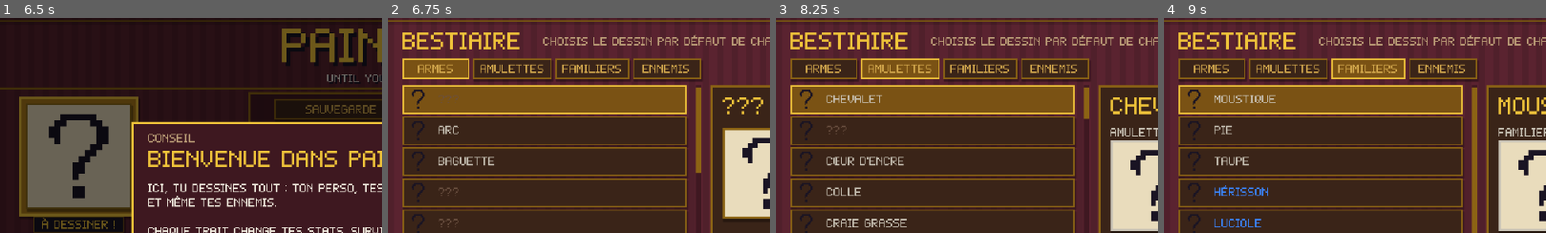
Above: before the commit, frames 1-4 (left to right).
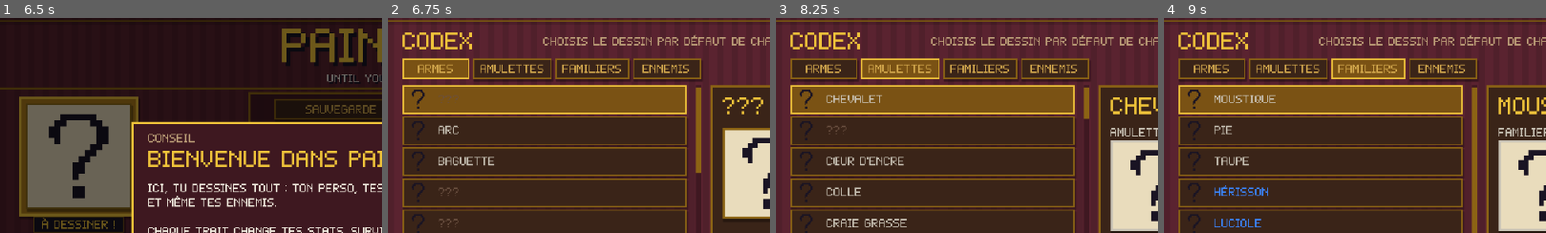
Above: after the commit, the same moments.

Repository: Vltbcq/VowelGame
Game: Godot game, scene res://scenes/main.tscn
The game is run twice, just before and just after one commit, with the same random seed, the same clock (stepped at 60 frames per second) and the same inputs.
Inputs (mouse positions are % of the whole screen's width and height, from its top left):
- Up to frame 1 (6.5 s): click "Commencer" at 0.5 s; click (50, 50) at 1.25 s, where only the run before the commit has a clickable "Bestiaire"; click (50, 50) at 2 s, where only the run after the commit has a clickable "Codex"; click "Nouvelle partie" at 2.75 s; click "Nouvelle partie" at 3.5 s; click "Sauvegarde 1 · changer" at 4.25 s; click "Atelier ◆ 0" at 5 s; click "Galerie (0 dessins)" at 5.75 s
- Up to frame 2 (6.75 s): tap Enter at 6.5 s; move the mouse to (72, 45) at 6.52 s; hold D from 6.53 s (still down); tap B at 6.6 s; click (72, 45) at 6.67 s
- Up to frame 3 (8.25 s): tap Space at 6.77 s; tap E at 6.8 s; release D at 7.25 s; click "Armes" at 7.25 s; click "Amulettes" at 8 s
- Up to frame 4 (9 s): click "Familiers" at 8.75 s
The pictures show only the part of the screen within x 0-50%, y 0-50%; the shares and areas given below are measured in that part.

Frame 1 is identical in both runs. In frame 2, 1.0% of the frame differs, in the area x 3-35%, y 6-15%; in frame 3, 1.0%; in frame 4, 1.0%.

Commit message:
Élites : dessinées directement par-dessus l'ennemi (comme l'upgrade d'arme) ; le Bestiaire devient le Codex
Co-Authored-By: Claude Opus 5.5 <noreply@anthropic.com>

Diff:
--- a/scripts/autoload/meta.gd
+++ b/scripts/autoload/meta.gd
@@ -1,6 +1,6 @@
 extends Node
 ## Progression permanente entre les parties : pigments, déblocages, galerie de dessins.
-## 3 SAUVEGARDES : chacune a sa progression, sa galerie, son Bestiaire et sa partie en cours.
+## 3 SAUVEGARDES : chacune a sa progression, sa galerie, son Codex et sa partie en cours.
 ## La sauvegarde 1 garde les emplacements historiques (user://vowel_save.json, user://gallery...),
 ## les 2 et 3 sont dans user://slot2/ et user://slot3/. Les réglages sont communs (settings.json).
 
@@ -84,7 +84,7 @@
 	return out
 
 
-## Efface une sauvegarde : progression, partie en cours, galerie et Bestiaire.
+## Efface une sauvegarde : progression, partie en cours, galerie et Codex.
 func delete_slot(n: int) -> void:
 	if no_save:
 		return
@@ -426,7 +426,7 @@
 	ctx.runs = int(data.get("runs", 0)) + (1 if Run.active else 0)
 	ctx.gallery = (data.gallery as Array).size()
 	var changed := false
-	# Succès d'objets (armes / amulettes) : conditions visibles dans le Bestiaire
+	# Succès d'objets (armes / amulettes) : conditions visibles dans le Codex
 	if not data.has("item_unlocks"):
 		data.item_unlocks = {}
 	var fresh := []
@@ -490,7 +490,7 @@
 	check_achievements({})
 
 
-## Galerie : à quoi ce dessin sert-il de dessin de base dans le Bestiaire ? (noms lisibles)
+## Galerie : à quoi ce dessin sert-il de dessin de base dans le Codex ? (noms lisibles)
 func gallery_uses(img: Image) -> Array:
 	var out := []
 	var target := Analyzer.trim(img).get_data()
@@ -502,7 +502,7 @@
 	return out
 
 
-## Nom lisible d'une case du Bestiaire (« Épée (rare) », « Balles : Arc », « Ton perso »...).
+## Nom lisible d'une case du Codex (« Épée (rare) », « Balles : Arc », « Ton perso »...).
 func bestiary_label(key: String) -> String:
 	if key == "perso":
 		return "Ton perso"
@@ -548,7 +548,7 @@
 	return out
 
 
-# ------------------------------------------------------------------ Bestiaire (carnet des ennemis)
+# ------------------------------------------------------------------ Codex (carnet des ennemis)
 
 ## Dessin du carnet pour un ennemi (clé = id, ou id + "_elite"), ou null.
 func bestiary_get(key: String):
--- a/scripts/autoload/run.gd
+++ b/scripts/autoload/run.gd
@@ -199,7 +199,7 @@
 	return "%s#%d" % [type, rar]
 
 
-## Clé du Bestiaire pour le dessin d'une arme à une rareté. La rareté de base (commune, ou la
+## Clé du Codex pour le dessin d'une arme à une rareté. La rareté de base (commune, ou la
 ## rareté minimum des armes spéciales) garde la clé historique "arme_<type>".
 static func weapon_key(type: String, rar: int) -> String:
 	if rar <= int(WeaponDB.get_def(type).get("min_rar", 0)):
@@ -837,7 +837,7 @@
 			# Limite d'achat : légendaires uniques, Étiquette de prix 5 max...
 			var pool := AmuletDB.of_rarity(rar).filter(func(d):
 				if not Meta.item_open(ItemUnlockDB.key_amulet(d.id)):
-					return false   # verrouillée (succès du Bestiaire)
+					return false   # verrouillée (succès du Codex)
 				var lim := int(d.get("limit", 1 if rar == 3 else 0))
 				return lim == 0 or (amulet_count(d.id) < lim and not (lim == 1 and offered.has(d.id))))
 			if pool.is_empty():
--- a/scripts/data/item_unlock_db.gd
+++ b/scripts/data/item_unlock_db.gd
@@ -1,7 +1,7 @@
 class_name ItemUnlockDB
 extends RefCounted
 ## Succès qui DÉBLOQUENT des armes et des amulettes (la moitié du jeu). Un objet verrouillé
-## n'apparaît pas en boutique. Les conditions ne sont affichées que dans le Bestiaire.
+## n'apparaît pas en boutique. Les conditions ne sont affichées que dans le Codex.
 ## Obtenu pendant une partie : l'objet n'est disponible qu'à la fin de la partie.
 ## Clés : "w:<type d'arme>" ou "a:<id d'amulette>".
 ##
@@ -122,7 +122,7 @@
 	return "Amulette : " + String(AmuletDB.get_def(key.substr(2)).name)
 
 
-## Condition en clair (affichée dans le Bestiaire).
+## Condition en clair (affichée dans le Codex).
 static func text(c: Dictionary) -> String:
 	match String(c.kind):
 		"stat":
--- a/scripts/dev/dev_panel.gd
+++ b/scripts/dev/dev_panel.gd
@@ -224,7 +224,7 @@
 		arena.float_text(pos + Vector2(0, -20), "DEV : " + String(e.def.name), Pal.GOOD)
 
 
-## Dessin d'un ennemi : celui de la partie, sinon celui du Bestiaire, sinon un rond provisoire.
+## Dessin d'un ennemi : celui de la partie, sinon celui du Codex, sinon un rond provisoire.
 func _ensure_enemy_art(id: String) -> void:
 	var def: Dictionary = EnemyDB.TYPES[id]
 	if not Run.enemy_art.has(id):
--- a/scripts/main.gd
+++ b/scripts/main.gd
@@ -44,7 +44,7 @@
 				break
 			"delete":
 				var ok = await _ask(ChoiceScreens.confirm("Supprimer la sauvegarde %d ?" % r.n,
-					"Progression, pigments, galerie, Bestiaire et partie en cours seront effacés. Impossible de revenir en arrière.",
+					"Progression, pigments, galerie, Codex et partie en cours seront effacés. Impossible de revenir en arrière.",
 					"Supprimer", "Annuler", true))
 				if ok:
 					Meta.delete_slot(r.n)
@@ -132,7 +132,7 @@
 
 
 ## Dessin d'une rareté pas encore dessinée dans la partie (achat ou fusion) :
-## - le Bestiaire a un dessin pour CETTE rareté, ou le type n'a encore aucun dessin dans la
+## - le Codex a un dessin pour CETTE rareté, ou le type n'a encore aucun dessin dans la
 ##   partie : sélection (utiliser / modifier / nouveau) ;
 ## - sinon : on retouche le dessin d'une autre rareté avec l'encre de celle-ci.
 func _draw_rarity(type: String, rar: int, cancel: bool) -> bool:
@@ -180,7 +180,7 @@
 	if r == null:
 		return false
 	Run.set_weapon_art(type, rar, r.image, r.effect, base.bullet, base.beffect, r.outline, base.boutline)
-	# Premier dessin de cette rareté : il devient son dessin par défaut dans le Bestiaire
+	# Premier dessin de cette rareté : il devient son dessin par défaut dans le Codex
 	await _remember(Run.weapon_key(type, rar), Meta.bestiary_get(Run.weapon_key(type, rar)), r)
 	return true
 
@@ -290,13 +290,15 @@
 	if Run.difficulty >= 1 and w >= 4 and EnemyDB.boss_for(w) == "":   # élites dès Croquis
 		for id in EnemyDB.pool(w):
 			if Run.enemy_art.has(id) and not Run.elite_art.has(id):
-				var art = await _obtain(id + "_elite", DrawCfg.elite(id), 3)
+				# Comme l'upgrade d'arme : on complète directement le dessin de l'ennemi de cette partie
+				var art = await _paint(DrawCfg.elite(id))
+				await _remember(id + "_elite", Meta.bestiary_get(id + "_elite"), art)
 				Run.set_elite_art(id, art.image, art.effect, art.outline)
 				break
 
 
 ## Pour TOUT ce qui se dessine (seulement la 1re fois dans la partie) : on propose d'abord le
-## dessin par défaut du Bestiaire, ou un dessin compatible de la galerie, ou de dessiner.
+## dessin par défaut du Codex, ou un dessin compatible de la galerie, ou de dessiner.
 ## « < Choix » dans l'écran de dessin ramène à cette sélection.
 ## Retourne {image, effect, outline}, ou null si le joueur annule (quand c'est permis).
 func _obtain(key: String, cfg: Dictionary, reward := 0, caption := "TON DESSIN DE BASE"):
@@ -337,7 +339,7 @@
 	Meta.bestiary_set(key, r.image, r.effect, r.outline)
 
 
-## Bestiaire : régler le dessin par défaut de chaque arme / amulette / ennemi.
+## Codex : régler le dessin par défaut de chaque arme / amulette / ennemi.
 func _codex() -> void:
 	var tab := "armes"
 	var sel := ""
--- a/scripts/ui/choice_screens.gd
+++ b/scripts/ui/choice_screens.gd
@@ -118,7 +118,7 @@
 			UI.put(root, p, Vector2(40 + i * 192, 72), Vector2(176, 262))
 			UI.put(p, UI.label(def.name, 20, Pal.ACCENT, HORIZONTAL_ALIGNMENT_CENTER), Vector2(0, 8), Vector2(176, 24))
 			UI.put(p, UI.label("Corps à corps" if def.kind == "melee" else "À distance", 10, Pal.DIM, HORIZONTAL_ALIGNMENT_CENTER), Vector2(0, 32), Vector2(176, 12))
-			# Son dessin de base (Bestiaire), s'il existe : l'arme commune, et ses balles
+			# Son dessin de base (Codex), s'il existe : l'arme commune, et ses balles
 			var art = Meta.bestiary_get(Run.weapon_key(id, 0))
 			var bart = Meta.bestiary_get("balle_" + id) if def.kind == "ranged" else null
 			var fr := UI.panel(Pal.PAPER, Pal.RARITY[0], 2)
--- a/scripts/ui/codex_screen.gd
+++ b/scripts/ui/codex_screen.gd
@@ -1,6 +1,6 @@
 class_name CodexScreen
 extends Control
-## Bestiaire : toutes les armes, amulettes et ennemis, avec leurs stats et leur DESSIN PAR DÉFAUT.
+## Codex : toutes les armes, amulettes et ennemis, avec leurs stats et leur DESSIN PAR DÉFAUT.
 ## Le dessin par défaut est proposé en premier quand on achète / rencontre l'objet en partie
 ## (on peut toujours le redessiner à ce moment-là). Les armes ont un dessin PAR RARETÉ.
 ## done(null) pour revenir au titre, done({"a": "draw", "key", "cfg", "tab", "sel"}) pour dessiner.
@@ -117,7 +117,7 @@
 	return [id]
 
 
-## Complétion d'un onglet (ou de tout le Bestiaire) : [% dessiné, % débloqué].
+## Complétion d'un onglet (ou de tout le Codex) : [% dessiné, % débloqué].
 func _completion(only := "") -> Array:
 	var keep := tab
 	var slots_n := 0
@@ -154,7 +154,7 @@
 		c.queue_free()
 	picker = null
 	UI.fill_bg(self)
-	UI.put(self, UI.label("BESTIAIRE", 20, Pal.ACCENT), Vector2(12, 8))
+	UI.put(self, UI.label("CODEX", 20, Pal.ACCENT), Vector2(12, 8))
 	UI.put(self, UI.label("Choisis le dessin par défaut de chaque objet : il sera proposé en premier en partie.", 10, Pal.DIM), Vector2(130, 14))
 	var tabs := HBoxContainer.new()
 	tabs.add_theme_constant_override("separation", 3)
@@ -171,11 +171,11 @@
 		var tc := _completion(tid)
 		b.tooltip_text = "%s : %d%% dessiné · %d%% débloqué" % [t[1], roundi(tc[0]), roundi(tc[1])]
 		tabs.add_child(b)
-	# Complétion du Bestiaire (tout confondu) et de l'onglet ouvert
+	# Complétion du Codex (tout confondu) et de l'onglet ouvert
 	var all := _completion()
 	var cl := UI.label("COMPLÉTION  %d%% dessiné · %d%% débloqué" % [roundi(all[0]), roundi(all[1])], 10, Pal.ACCENT, HORIZONTAL_ALIGNMENT_RIGHT)
 	cl.mouse_filter = Control.MOUSE_FILTER_STOP
-	cl.tooltip_text = "Dessiné : cases du Bestiaire qui ont un dessin par défaut (chaque rareté d'arme compte)
+	cl.tooltip_text = "Dessiné : cases du Codex qui ont un dessin par défaut (chaque rareté d'arme compte)
 Débloqué : armes, amulettes et ennemis disponibles"
 	UI.put(self, cl, Vector2(270, 36), Vector2(358, 12))
 
@@ -316,7 +316,7 @@
 
 func _stats_text(id: String) -> String:
 	var L := []
-	# Succès qui débloque cet objet (uniquement affiché ici, dans le Bestiaire)
+	# Succès qui débloque cet objet (uniquement affiché ici, dans le Codex)
 	var ik := _item_key(id)
 	if ItemUnlockDB.CONDS.has(ik):
 		var cond := ItemUnlockDB.text(ItemUnlockDB.CONDS[ik])
--- a/scripts/ui/gallery_screen.gd
+++ b/scripts/ui/gallery_screen.gd
@@ -112,7 +112,7 @@
 	UI.hotkey(ob, [KEY_C])
 	UI.put(p, ob, Vector2(330, 8), Vector2(80, 14))
 	UI.put(p, UI.label("%d × %d px · encre %d" % [img.get_width(), img.get_height(), Analyzer.ink_cost(img)], 10, Pal.DIM, HORIZONTAL_ALIGNMENT_CENTER), Vector2(0, 270), Vector2(420, 12))
-	# À quoi ce dessin sert dans le Bestiaire (dessin de base de...)
+	# À quoi ce dessin sert dans le Codex (dessin de base de...)
 	var uses := Meta.gallery_uses(img)
 	var ut := ("Dessin de base de : " + ", ".join(uses)) if not uses.is_empty() else "Pas utilisé comme dessin de base"
 	var ul := UI.label(ut, 10, Pal.GOOD if not uses.is_empty() else Pal.DIM, HORIZONTAL_ALIGNMENT_CENTER)
--- a/scripts/ui/shop_screen.gd
+++ b/scripts/ui/shop_screen.gd
@@ -208,7 +208,7 @@
 			if Run.has_art(o.wtype, o.rar):
 				desc += "\n✓ Dessinée"
 			elif dflt:
-				desc += "\nDessin du Bestiaire"
+				desc += "\nDessin du Codex"
 			elif Run.has_any_art(o.wtype):
 				desc += "\nÀ redessiner"
 			else:
@@ -405,7 +405,7 @@
 
 # ------------------------------------------------------------------ Styles « musée »
 
-## Dessin par défaut du Bestiaire (montré en vitrine tant que l'objet n'est pas acheté).
+## Dessin par défaut du Codex (montré en vitrine tant que l'objet n'est pas acheté).
 func _default_img(key: String) -> Image:
 	if not default_cache.has(key):
 		var d = Meta.bestiary_get(key)
--- a/scripts/ui/tips.gd
+++ b/scripts/ui/tips.gd
@@ -15,7 +15,7 @@
 	"draw_bullet": ["Dessine tes balles",
 		"• Chaque MORCEAU séparé devient un projectile : 5 petits points = une rafale de 5 balles !\n• La forme des balles change leurs stats : regarde l'APERÇU."],
 	"draw_enemy": ["Dessine un ennemi",
-		"Oui, tu dessines aussi tes ennemis !\n\n• Sa couleur dominante devient son élément : il te fait des dégâts de cet élément et y résiste.\n\nIl est gardé dans le BESTIAIRE pour les prochaines parties. « Au hasard » dessine un monstre pour toi."],
+		"Oui, tu dessines aussi tes ennemis !\n\n• Sa couleur dominante devient son élément : il te fait des dégâts de cet élément et y résiste.\n\nIl est gardé dans le CODEX pour les prochaines parties. « Au hasard » dessine un monstre pour toi."],
 	"draw_amulet": ["Dessine ton amulette",
 		"Chaque amulette a ses bonus et ses défauts : choisis-les selon ton build.\n\nEnsuite tu la poseras où tu veux sur ton perso : l'endroit donne un bonus en plus."],
 	"draw_mark": ["Dessine une marque",
--- a/scripts/ui/title_screen.gd
+++ b/scripts/ui/title_screen.gd
@@ -83,7 +83,7 @@
 		vb.add_child(UI.hotkey(UI.button("Nouvelle partie", func(): done.emit("play"), 20), [KEY_ENTER, KEY_KP_ENTER, KEY_N]))
 	vb.add_child(UI.hotkey(UI.button("Atelier  ◆ %d" % Meta.pigments(), func(): done.emit("atelier")), [KEY_A]))
 	vb.add_child(UI.hotkey(UI.button("Galerie (%d dessins)" % entries.size(), func(): done.emit("gallery")), [KEY_G]))
-	vb.add_child(UI.hotkey(UI.button("Bestiaire", func(): done.emit("codex")), [KEY_B]))
+	vb.add_child(UI.hotkey(UI.button("Codex", func(): done.emit("codex")), [KEY_B]))
 	vb.add_child(UI.hotkey(UI.button("Options", func(): done.emit("options")), [KEY_O]))
 	vb.add_child(UI.button("Quitter", func(): done.emit("quit")))
 	var d := Meta.data
--- a/tests/codexshot.gd
+++ b/tests/codexshot.gd
@@ -1,5 +1,5 @@
 extends Node
-## Capture du Bestiaire (onglet et sélection en argument) : -- <capture.png> <onglet> <id> [défilement]
+## Capture du Codex (onglet et sélection en argument) : -- <capture.png> <onglet> <id> [défilement]
 
 
 func _ready() -> void:
--- /dev/null
+++ b/tests/elitedrawtest.gd
@@ -0,0 +1,35 @@
+extends "res://scripts/main.gd"
+## Test : une élite se dessine DIRECTEMENT par-dessus le dessin de l'ennemi (pas d'écran de sélection).
+
+var fails := 0
+
+
+func _check(ok: bool, what: String) -> void:
+	print(("OK   " if ok else "FAIL ") + what)
+	if not ok:
+		fails += 1
+
+
+func _ready() -> void:   # (pas le menu du vrai jeu)
+	Meta.no_save = true
+	Run.start(1, 1)
+	Run.wave = 4
+	var img := Image.create_empty(24, 24, false, Image.FORMAT_RGBA8)
+	img.fill_rect(Rect2i(6, 6, 12, 12), Pal.SHADES[1][1])
+	Run.set_character(img, "")
+	for id in EnemyDB.TYPES:
+		Run.set_enemy_art(id, img, "")
+	_pre_wave(4)
+	await get_tree().process_frame
+	_check(current is DrawScreen, "l'élite ouvre directement l'écran de dessin (%s)" % current.get_class())
+	var cfg: Dictionary = current.cfg if current is DrawScreen else {}
+	_check(String(cfg.get("title", "")).begins_with("ÉLITE") and cfg.get("base") != null, "avec le dessin de l'ennemi déjà posé")
+	var done_img := img.duplicate()
+	done_img.fill_rect(Rect2i(2, 2, 4, 4), Pal.SHADES[3][1])
+	current.done.emit({"image": done_img, "effect": "", "outline": false})
+	await get_tree().process_frame
+	await get_tree().process_frame
+	_check(not Run.elite_art.is_empty(), "le dessin d'élite est enregistré pour la partie")
+	Run.active = false
+	print("ELITE : %d échec(s)" % fails)
+	get_tree().quit(1 if fails else 0)
--- /dev/null
+++ b/tests/elitedrawtest.tscn
@@ -0,0 +1,6 @@
+[gd_scene load_steps=2 format=3]
+
+[ext_resource type="Script" path="res://tests/elitedrawtest.gd" id="1"]
+
+[node name="EliteDrawTest" type="Node"]
+script = ExtResource("1")
--- a/tests/hotkeys.gd
+++ b/tests/hotkeys.gd
@@ -23,7 +23,7 @@
 	Run.new_shop()
 	res.append(["Boutique Entrée", await _press(ShopScreen.new(), KEY_ENTER)])
 	res.append(["Boutique A", await _press(ShopScreen.new(), KEY_A)])
-	res.append(["Bestiaire Échap", await _press(CodexScreen.new("armes"), KEY_ESCAPE)])
+	res.append(["Codex Échap", await _press(CodexScreen.new("armes"), KEY_ESCAPE)])
 	res.append(["Carnet Entrée (aucun dessin)", await _press(BestiaryPrompt.new(DrawCfg.enemy("tache"), null, 2), KEY_ENTER)])
 	res.append(["Dessin Échap", await _press(DrawScreen.new(DrawCfg.weapon("epee", 0, true)), KEY_ESCAPE)])
 	for r in res:
--- a/tests/rarityflow.gd
+++ b/tests/rarityflow.gd
@@ -45,7 +45,7 @@
 	print("RARITY : armes=%d, rares=%d, dessin commun inchangé=%s, dessin rare différent=%s, offre vendue=%s" % [
 		Run.weapons.size(), rares, Run.weapon_art["epee#0"].image == art0,
 		Run.has_art("epee", 1) and Run.weapon_art["epee#1"].image.get_data() != art0.get_data(), Run.shop_offers[0].sold])
-	# Dessin par défaut de la rareté ÉPIQUE dans le Bestiaire : il est proposé à l'achat de l'épique
+	# Dessin par défaut de la rareté ÉPIQUE dans le Codex : il est proposé à l'achat de l'épique
 	var tmp := OS.get_temp_dir().path_join("vowel_test_default.png")
 	var epic := img.duplicate()
 	epic.fill_rect(Rect2i(2, 2, 6, 6), Pal.SHADES[2][1])
@@ -55,7 +55,7 @@
 	Run.shop_offers = [{"type": "weapon", "wtype": "lance", "rar": 2, "price": 10, "sold": false}]
 	Run.weapons.resize(3)
 	var screens := await _drive(main, func(): await main._buy(0))
-	print("DÉFAUT : écrans=%s, lance épique = dessin épique du Bestiaire : %s, commune inchangée : %s" % [screens,
+	print("DÉFAUT : écrans=%s, lance épique = dessin épique du Codex : %s, commune inchangée : %s" % [screens,
 		Run.has_art("lance", 2) and Analyzer.trim(Run.weapon_art["lance#2"].image).get_data() == Analyzer.trim(epic).get_data(),
 		Run.weapon_art["lance#0"].image.get_data() == img.get_data()])
 	# Fusion vers une rareté sans dessin (légendaire) : écran de dessin obligatoire (pas de « Garder »)
--- a/tests/reworktest.gd
+++ b/tests/reworktest.gd
@@ -170,7 +170,7 @@
 	shop.queue_free()
 	await get_tree().process_frame
 
-	# --- Galerie : onglet Tout + vue en grand ; Bestiaire : complétion
+	# --- Galerie : onglet Tout + vue en grand ; Codex : complétion
 	var gal := GalleryScreen.new()
 	gal.size = Vector2(640, 360)
 	add_child(gal)
@@ -193,8 +193,8 @@
 	add_child(cx)
 	await get_tree().process_frame
 	var comp: Array = cx._completion()
-	_check(comp[0] >= 0.0 and comp[0] <= 100.0 and comp[1] > 0.0 and comp[1] <= 100.0, "Bestiaire : complétion %d%% dessiné · %d%% débloqué" % [roundi(comp[0]), roundi(comp[1])])
-	await _shot("bestiaire_completion")
+	_check(comp[0] >= 0.0 and comp[0] <= 100.0 and comp[1] > 0.0 and comp[1] <= 100.0, "Codex : complétion %d%% dessiné · %d%% débloqué" % [roundi(comp[0]), roundi(comp[1])])
+	await _shot("codex_completion")
 	# Tri : par rareté, puis ordre alphabétique (armes et amulettes)
 	for tb in ["armes", "amulettes"]:
 		cx.tab = tb
@@ -202,19 +202,19 @@
 		var keys := its.map(func(i): return CodexScreen._order(int(WeaponDB.TYPES[i].get("min_rar", 0)) if tb == "armes" else int(AmuletDB.get_def(i).rar), WeaponDB.TYPES[i].name if tb == "armes" else AmuletDB.get_def(i).name))
 		var sorted := keys.duplicate()
 		sorted.sort()
-		_check(keys == sorted, "Bestiaire (%s) : trié par rareté puis alphabétique" % tb)
+		_check(keys == sorted, "Codex (%s) : trié par rareté puis alphabétique" % tb)
 	cx.queue_free()
 	var cx2 := CodexScreen.new("amulettes", "capital")
 	cx2.size = Vector2(640, 360)
 	add_child(cx2)
 	await get_tree().process_frame
-	await _shot("bestiaire_capital")
+	await _shot("codex_capital")
 	cx2.queue_free()
 	var cx3 := CodexScreen.new("armes", "pistolet")
 	cx3.size = Vector2(640, 360)
 	add_child(cx3)
 	await get_tree().process_frame
-	await _shot("bestiaire_cadres")
+	await _shot("codex_cadres")
 	cx3.queue_free()
 	Run.active = false
 	print("REWORK : %d échec(s)" % fails)
--- a/tests/savetest.gd
+++ b/tests/savetest.gd
@@ -104,7 +104,7 @@
 	Run.active = false
 	print("SUCCÈS : outil acheté=%s, encre achetée=%s, pendant la partie : primaire=%s symétrie=%s, en fin de partie : %s -> primaire=%s secondaire=%s symétrie=%s rectangle=%s" % [
 		bought_tool, bought_ink, during[0], during[1], got_unlocks, Meta.has("pack_primaires"), Meta.has("pack_secondaires"), Meta.has("tool_mirror"), Meta.has("tool_rect")])
-	# Hors partie (ex. galerie remplie dans le Bestiaire) : tout de suite
+	# Hors partie (ex. galerie remplie dans le Codex) : tout de suite
 	Meta.check_achievements({"cleared": 8})
 	print("SUCCÈS hors partie : rectangle=%s, en attente=%s" % [Meta.has("tool_rect"), Meta.data.pending_unlocks])
 	# Abandon : succès obtenu pendant la partie -> en attente (même après rechargement) -> appliqué à l'abandon
--- a/tests/selftest.gd
+++ b/tests/selftest.gd
@@ -203,7 +203,7 @@
 				scr._ask_delete()
 				print("galerie : confirmation ouverte = %s" % (scr.confirm != null))
 		if scr is CodexScreen:
-			print("bestiaire %s : %d objets, texte : %s" % [scr.tab, scr._items().size(), scr._stats_text(scr.sel).substr(0, 60)])
+			print("codex %s : %d objets, texte : %s" % [scr.tab, scr._items().size(), scr._stats_text(scr.sel).substr(0, 60)])
 		if scr is BestiaryPrompt:
 			if not scr.gallery_btns.is_empty():
 				scr.gallery_btns[0].pressed.emit()
--- a/tests/weaponpickshot.gd
+++ b/tests/weaponpickshot.gd
@@ -1,5 +1,5 @@
 extends Node
-## Capture de l'écran « Ta première arme » (avec les dessins de base du Bestiaire).
+## Capture de l'écran « Ta première arme » (avec les dessins de base du Codex).
 ## Godot --path . res://tests/weaponpickshot.tscn -- <capture.png>
 
 
Not shown, added: tests/elitedrawtest.gd.uid
Not shown, changed: .github/release-notes/v0.6.md
